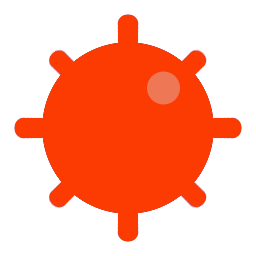
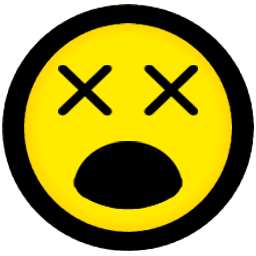
Layer changes from the first 256x256 image to the second:
moved "bomb shine" into group "bomb", painted on it over [2, 4, 254, 128]
moved "bomb overlay" into group "bomb" over [2, 4, 254, 251]
added group "smiley" with 16 layers above "flag" over [2, 4, 254, 251]
added layer "smiley eyes dead" in group "smiley" over [2, 4, 254, 192]
added layer "smiley mouth dead" in group "smiley" over [64, 128, 192, 251]
added layer "Copy of clock body" (2nd of 2, in "smiley") in group "smiley" over [2, 4, 254, 251]
added layer "smiley body gradient" in group "smiley" over [2, 4, 254, 251]
added layer "smiley body" in group "smiley" over [2, 4, 254, 251]